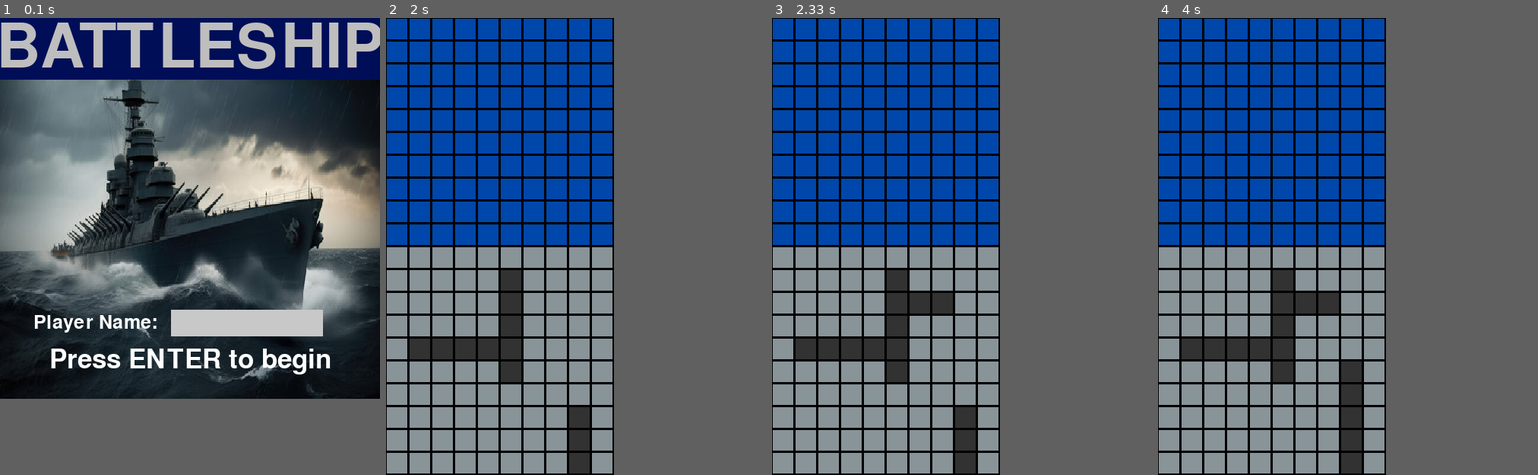
Above: before the commit, frames 1-4 (left to right).
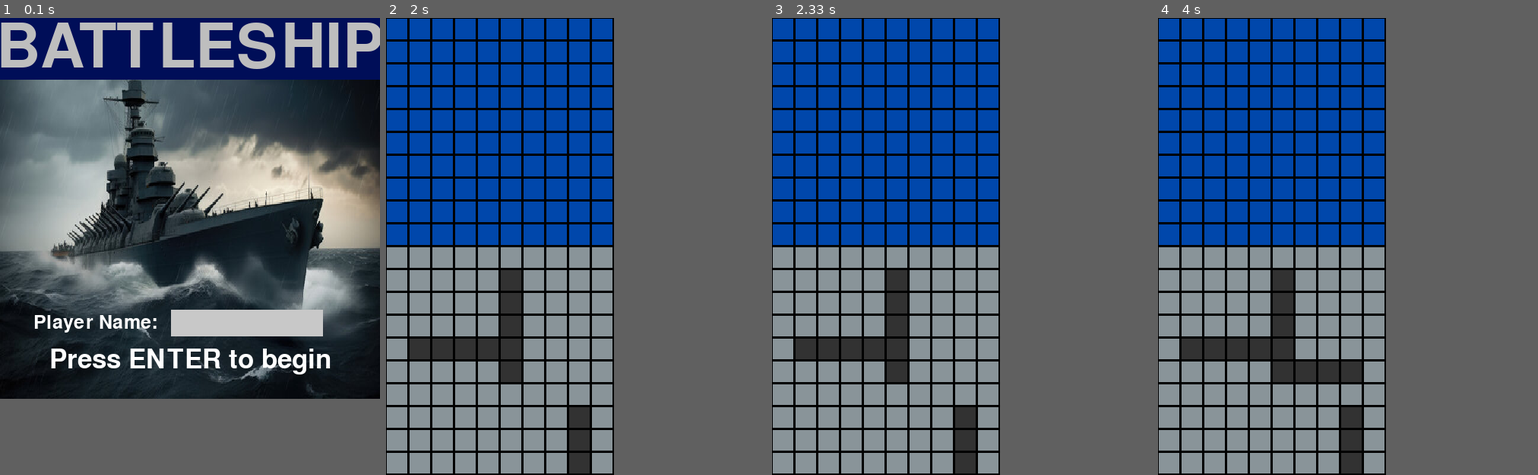
Above: after the commit, the same moments.

Repository: mkolster/mkolster_project02
Game: pygame game, started from Project pt2/main.py
Two runs of this game, one before a commit and one after it. Both use one fixed random seed, a clock stepped at 60 frames per second and the inputs below.
Inputs (mouse positions are in pixels of both pictures, inside the frame that each line leads up to):
- Up to frame 1 (0.1 s): no input
- Up to frame 2 (2 s): tap Enter at 0.33 s; click (500, 273) at 0.72 s; click (427, 356) at 1.05 s; click (583, 406) at 1.38 s
- Up to frame 3 (2.33 s): click (889, 292) at 2.27 s
- Up to frame 4 (4 s): move the mouse to (1351, 365) at 3.65 s; click (1351, 365) at 3.7 s; tap Enter at 3.98 s

Frames 1-2 are identical in both runs. In frame 3, 0.5% of the frame differs, in the area x 36-48%, y 60-65%; in frame 4, 1.2%, in the area x 36-54%, y 60-85%.

Commit message:
quick changes

Diff:
--- a/Project pt2/control_fires.py
+++ b/Project pt2/control_fires.py
@@ -111,10 +111,13 @@
                         mouse_click += 1
                         row = event.pos[1] // 30
                         col = event.pos[0] // 30
-                        if mouse_click <= 5:
+                        if mouse_click <= 5 and not player_board[row][col].clicked:
                             player_board[row][col].clicked = True
-                        else:
-                            player_board[row][col].clicked = False # sets cell.clicked to false if over 5 clicks
+
+                        # disallows player from clicking directly on other ships
+                        elif mouse_click <= 5 and player_board[row][col].clicked:
+                            mouse_click -= 1
+                            break
 
                         # first click sets up user's aircraft carrier (5 cells long)
                         if mouse_click == 1:
@@ -291,7 +294,6 @@
                     color = (137, 148, 153)
 
                 pygame.draw.rect(window, color, (ix*30+1.5, iy*30+1.5, 27, 27)) # cells are drawn in
-
         pygame.display.flip()
 
     pygame.quit()
